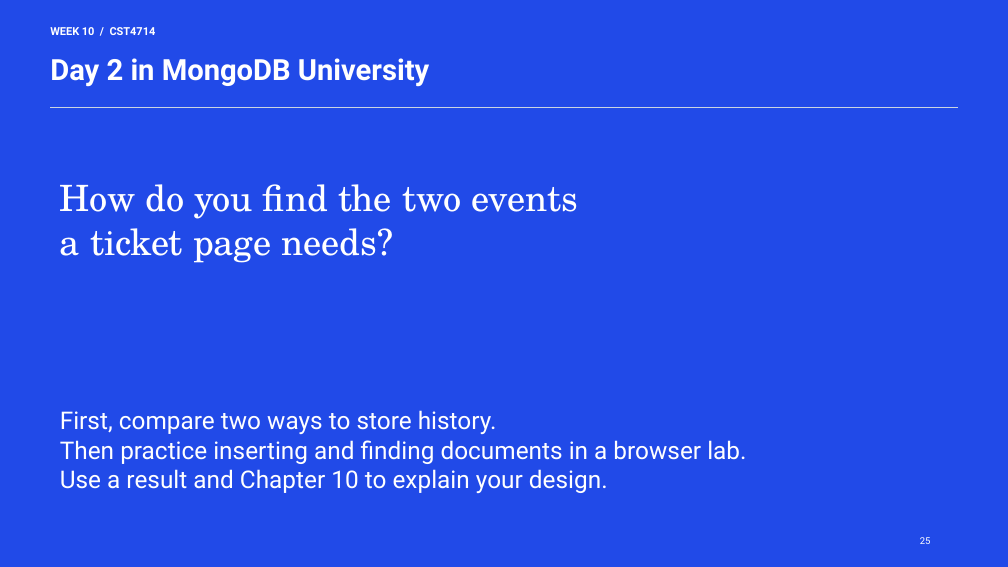
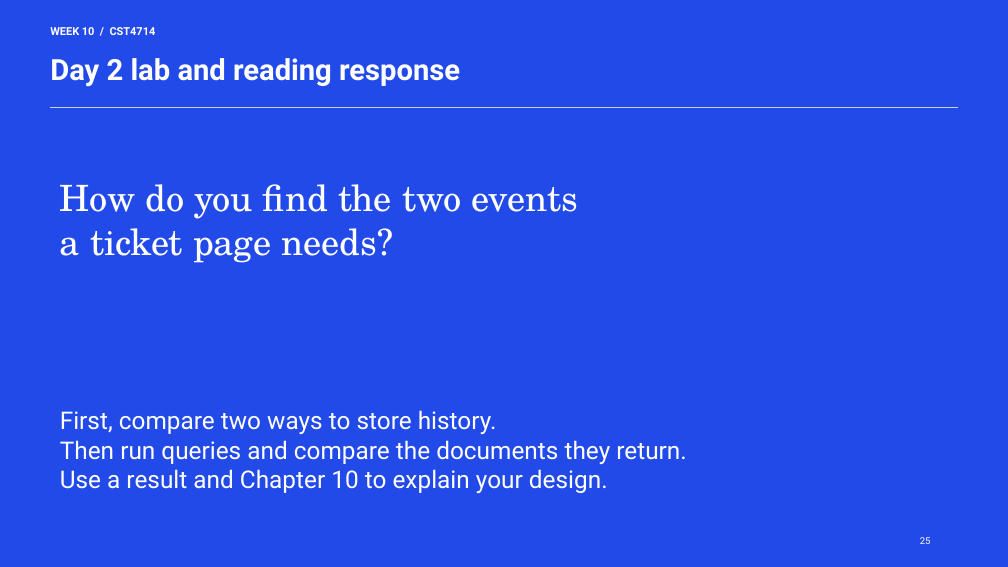
Before and after one commit to lolusername/CST4714_DB_admin, a slide deck: slide 25 of week_10/week_10_mql_document_modeling.pptx. Drawn at 1008x567 pixels with LibreOffice and Linux fonts; fonts in the diff are those of the drawing. Boxes give left, top, right and bottom in pixels: in the first picture for what was removed or moved away, otherwise in the second. Text is boxed around its words. In the diff, an @@ line names an element or a change of style, - is before the commit and + after.

Commit message:
Launch runnable MongoDB University labs for Week 10 Day 2

```diff
--- a/week_10/week_10_mql_document_modeling.pptx
+++ b/week_10/week_10_mql_document_modeling.pptx
@@ text at [50, 58, 460, 87]: text changed @@
-Day 2 in MongoDB University
+Day 2 lab and reading response
@@ text at [60, 440, 686, 464]: text changed @@
-Then practice inserting and finding documents in a browser lab.
+Then run queries and compare the documents they return.
```
Also in this commit, not shown: 3 other slides changed, 7 other files.
